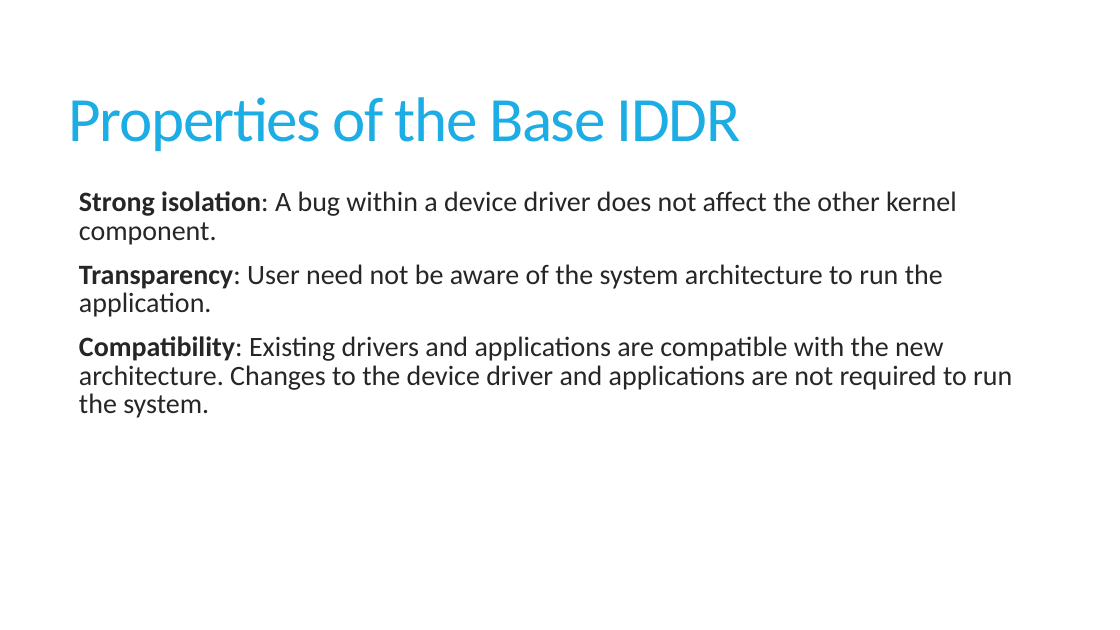
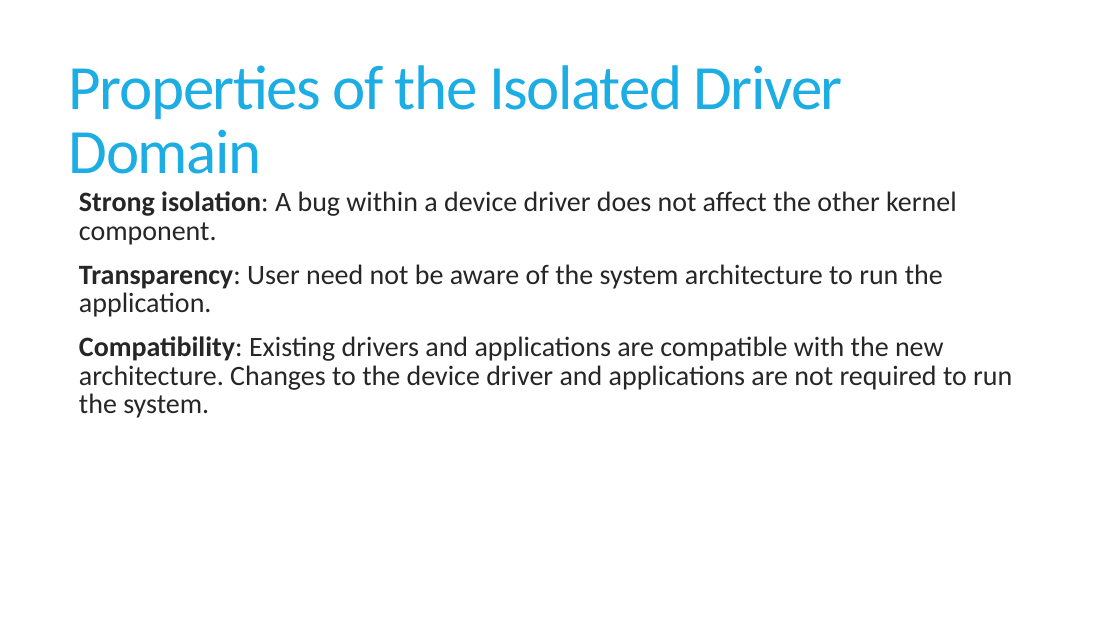
Before and after one commit to sushirol/Isolated-Driver-Domain, a slide deck: slide 7 of doc/presentation/IDDR.pptx (slide 9 before the commit). Drawn at 1120x630 pixels with LibreOffice and Linux fonts; fonts in the diff are those of the drawing. Boxes give left, top, right and bottom in pixels: in the first picture for what was removed or moved away, otherwise in the second. Text is boxed around its words. In the diff, an @@ line names an element or a change of style, - is before the commit and + after.

```diff
--- a/doc/presentation/IDDR.pptx
+++ b/doc/presentation/IDDR.pptx
@@ title at bbox=[69, 65, 843, 174]: text changed @@
-Properties of the Base IDDR
+Properties of the Isolated Driver Domain
```
Also in this commit, not shown: 18 other slides changed, 13 slides added, 14 slides removed.
